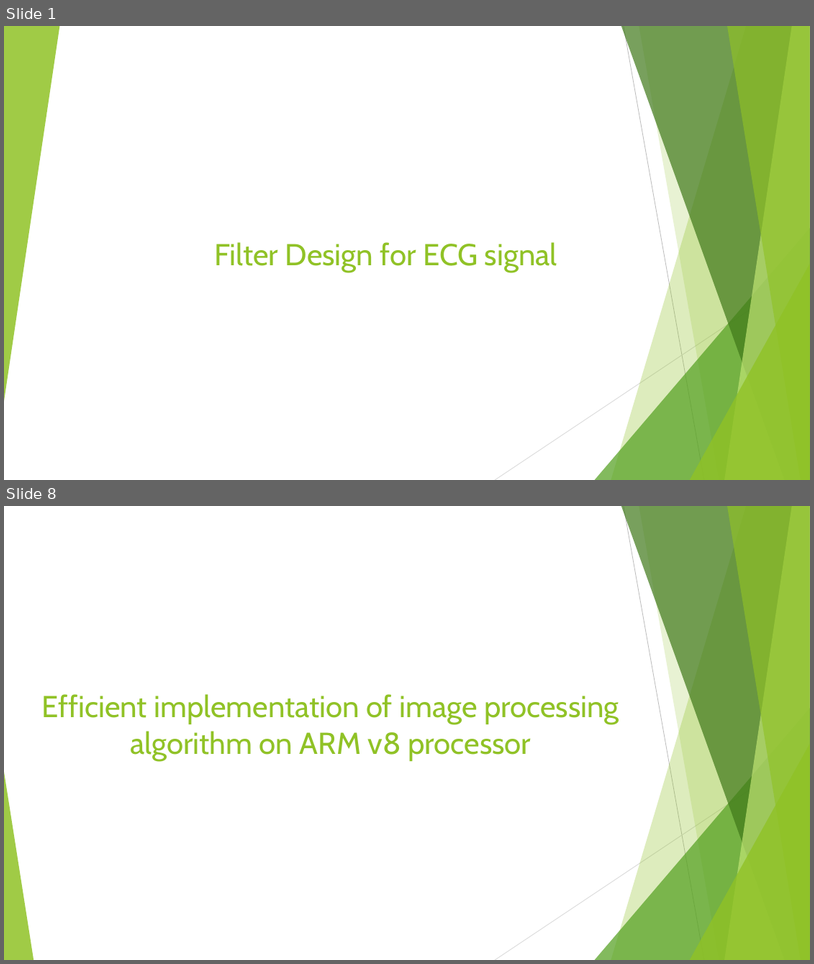
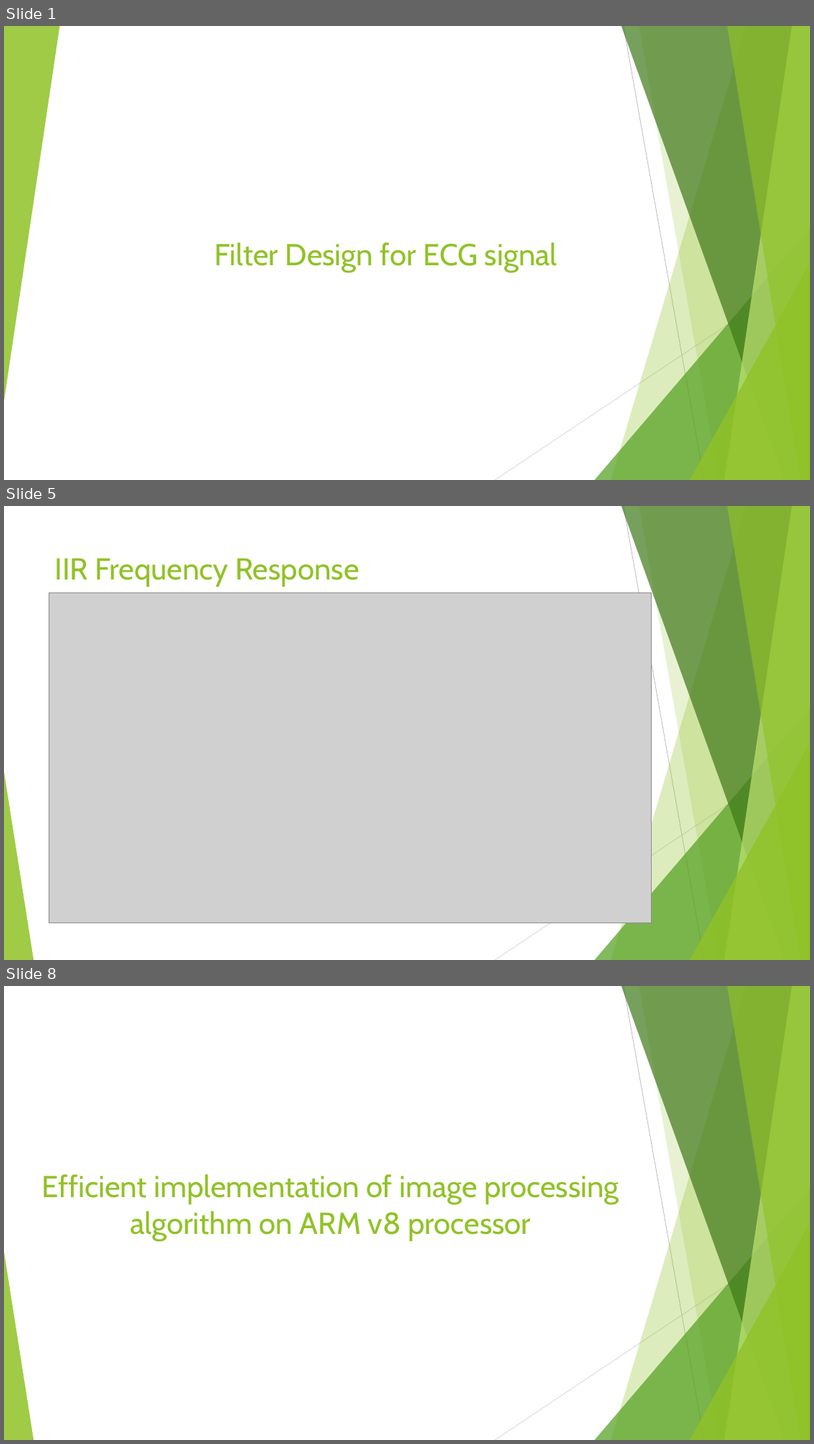
Before and after one commit to UmeshDeshmukh/Presentation, a slide deck: Presentation_E.pptx. Shown one above the other, each under a label of ours: slides 1 and 8 before the commit, slides 1, 5 and 8 after it; the slides between them are not shown. The pictures are 814x964 and 814x1444 pixels, drawn with LibreOffice and Linux fonts; fonts in the diff are those of the drawing; grey boxes stand for pictures. Boxes give left, top, right and bottom in pixels: in the first picture for what was removed or moved away, otherwise in the second. Text is boxed around its words. In the diff, an @@ line names an element or a change of style, - is before the commit and + after.

```diff
--- a/Presentation_E.pptx
+++ b/Presentation_E.pptx
@@ slide 5 added at (x1=4, y1=506, x2=810, y2=960), background #FFFFFF; not listed: 10 template elements that a slide beside it also shows @@
@@ title added at (x1=55, y1=558, x2=359, y2=587), 36 pt, text #90C226 @@
+IIR Frequency Response
@@ picture added at (x1=49, y1=592, x2=652, y2=923) @@
```
Also in this commit, not shown: 4 slides changed, 6 other slides added, 6 slides removed.
